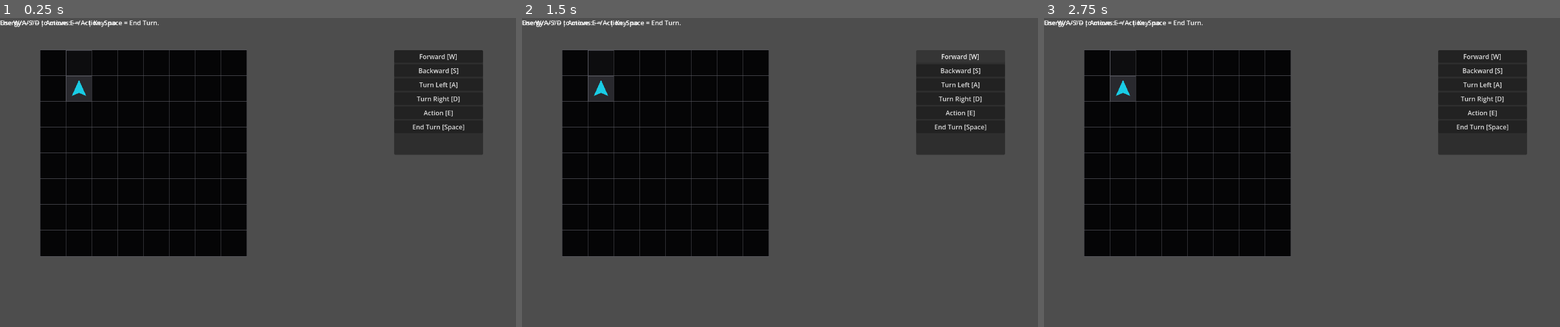
Above: before the commit, frames 1-3 (left to right).
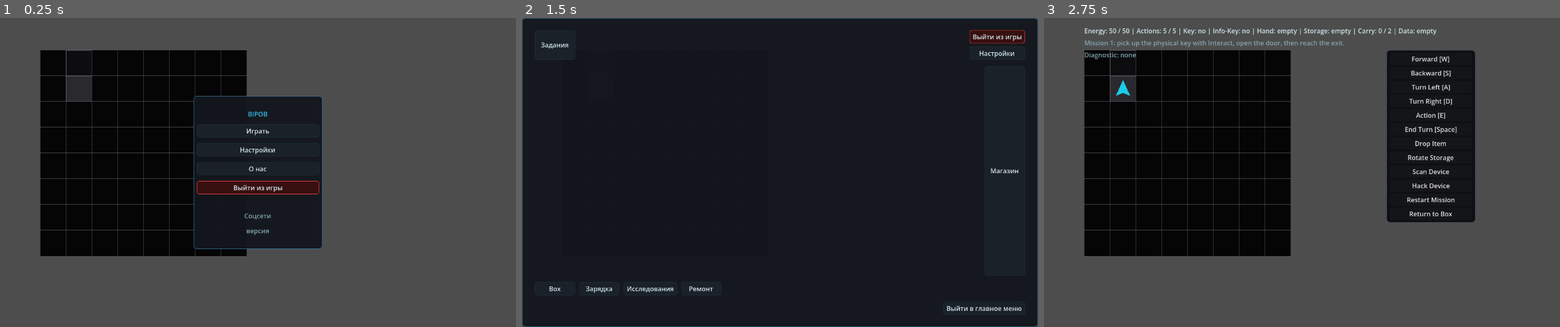
Above: after the commit, the same moments.

Repository: JUSTConnect/bibop
Game: Godot game, scene res://scenes/main.tscn
Same seed, same stepped clock (60 frames per second), same inputs: the game is played once before the commit and once after it.
Inputs (mouse positions are in pixels of both pictures, inside the frame that each line leads up to):
- Up to frame 1 (0.25 s): no input
- Up to frame 2 (1.5 s): click (780, 132) at 0.5 s, where only the run after the commit has a clickable "Играть"; click (960, 55) at 1.25 s, where only the run before the commit has a clickable "Forward [W]"
- Up to frame 3 (2.75 s): click (1074, 45) at 2 s, where only the run after the commit has a clickable "Задания"

The runs differ from the first frame. In frame 1, 15% of the frame differs, in the area x 0-94%, y 0-75%; in frame 2, 71%, in the area x 0-100%, y 0-100%; in frame 3, 12%.
Error before the commit: Parse Error: Function "_create_internal_constructor_layout()" not found in base self. (res://scripts/ui/game_ui.gd:3331)

Commit message:
Fix missing constructor layout compatibility builders

Diff:
--- a/scripts/ui/game_ui.gd
+++ b/scripts/ui/game_ui.gd
@@ -2256,6 +2256,60 @@
 	return root
 
 
+func _create_internal_constructor_layout() -> Control:
+	var root: HBoxContainer = HBoxContainer.new()
+	root.size_flags_horizontal = Control.SIZE_EXPAND_FILL
+	root.size_flags_vertical = Control.SIZE_EXPAND_FILL
+	root.add_theme_constant_override("separation", 8)
+
+	var workspace: Control = _create_internal_visual_workspace()
+	workspace.size_flags_horizontal = Control.SIZE_EXPAND_FILL
+	workspace.size_flags_vertical = Control.SIZE_EXPAND_FILL
+	root.add_child(workspace)
+
+	var right_column: VBoxContainer = VBoxContainer.new()
+	right_column.custom_minimum_size = Vector2(330, 0)
+	right_column.size_flags_horizontal = Control.SIZE_SHRINK_END
+	right_column.size_flags_vertical = Control.SIZE_EXPAND_FILL
+	right_column.add_theme_constant_override("separation", 6)
+	right_column.add_child(_create_internal_filter_panel())
+	right_column.add_child(_create_internal_storage_components_panel())
+	right_column.add_child(_create_selected_module_detail_card())
+	root.add_child(right_column)
+
+	return root
+
+
+func _create_internal_filter_panel() -> Control:
+	var panel: PanelContainer = PanelContainer.new()
+	_apply_panel_style(panel)
+	panel.custom_minimum_size = Vector2(0, 92)
+
+	var root: VBoxContainer = VBoxContainer.new()
+	root.add_theme_constant_override("separation", 4)
+
+	var title: Label = Label.new()
+	title.text = "ФИЛЬТРЫ"
+	_apply_label_style(title, false, true)
+	root.add_child(title)
+
+	var filter_label: Label = Label.new()
+	filter_label.text = "Текущий фильтр: %s" % get_current_constructor_filter().capitalize()
+	_apply_label_style(filter_label, true, false)
+	root.add_child(filter_label)
+
+	var row: HBoxContainer = HBoxContainer.new()
+	row.add_theme_constant_override("separation", 4)
+	var prev_button: Button = _create_menu_button("Назад", Callable(self, "_on_prev_constructor_filter_pressed"), Vector2(96, 26))
+	var next_button: Button = _create_menu_button("Вперёд", Callable(self, "_on_next_constructor_filter_pressed"), Vector2(96, 26))
+	row.add_child(prev_button)
+	row.add_child(next_button)
+	root.add_child(row)
+
+	panel.add_child(root)
+	return panel
+
+
 func _create_external_info_stub_panel(title_text: String, body_text: String) -> Control:
 	var panel: PanelContainer = PanelContainer.new()
 	_apply_dark_panel_style(panel)
@@ -2457,7 +2511,7 @@
 	root.size_flags_vertical = Control.SIZE_EXPAND_FILL
 
 	var title: Label = Label.new()
-	title.text = "COMPONENTS IN BOX STORAGE"
+	title.text = "КОМПОНЕНТЫ В STORAGE"
 	_apply_label_style(title, false, true)
 	root.add_child(title)
 
@@ -2479,7 +2533,7 @@
 		var module: BipobModule = bipob.box_storage[storage_index]
 		if module == null:
 			continue
-		if not bipob.is_internal_module(module):
+		if not bipob.is_internal_module(module) and not bipob.is_internal_overlay_module(module):
 			continue
 		has_internal_modules = true
 		var selected: bool = storage_index == selected_box_storage_index
@@ -2490,6 +2544,35 @@
 		empty_label.text = "Нет внутренних модулей в Storage."
 		_apply_label_style(empty_label, true, false)
 		grid.add_child(empty_label)
+
+	panel.add_child(root)
+	return panel
+
+
+func _create_constructor_dashboard_layout() -> Control:
+	var panel: PanelContainer = PanelContainer.new()
+	_apply_panel_style(panel)
+	panel.size_flags_horizontal = Control.SIZE_EXPAND_FILL
+	panel.size_flags_vertical = Control.SIZE_EXPAND_FILL
+
+	var root: VBoxContainer = VBoxContainer.new()
+	root.size_flags_horizontal = Control.SIZE_EXPAND_FILL
+	root.size_flags_vertical = Control.SIZE_EXPAND_FILL
+	root.add_theme_constant_override("separation", 8)
+
+	var title: Label = Label.new()
+	title.text = "CONSTRUCTOR DASHBOARD"
+	_apply_label_style(title, false, true)
+	root.add_child(title)
+
+	if _safe_has_bipob_method("get_constructor_readiness_summary_text"):
+		root.add_child(_create_constructor_playable_status_panel())
+
+	var hint_label: Label = Label.new()
+	hint_label.text = "Выберите вкладку External или Internal для настройки BOX."
+	hint_label.autowrap_mode = TextServer.AUTOWRAP_WORD_SMART
+	_apply_label_style(hint_label, true, false)
+	root.add_child(hint_label)
 
 	panel.add_child(root)
 	return panel
